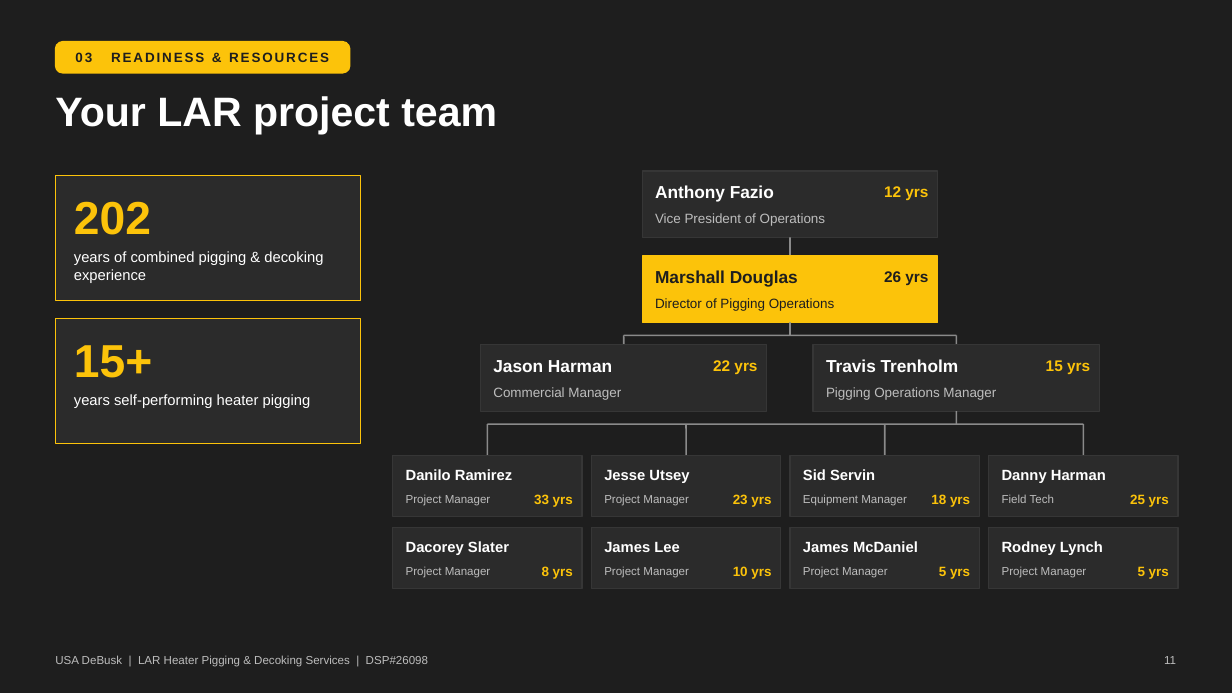
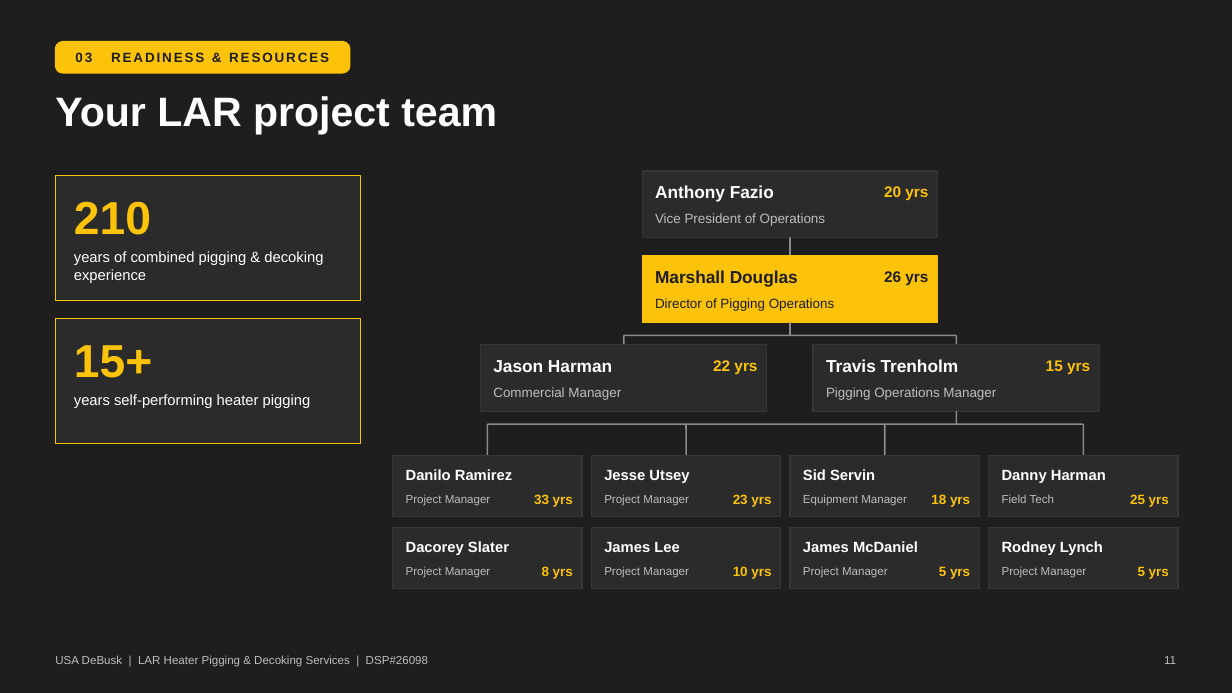
Before and after one commit to TheSkinz/obsidian-work, a slide deck: slide 11 of 02-facilities/Marathon/Carson-CA/DSP26098-technical-presentation/LAR_Technical_Proposal_Presentation.pptx. Drawn at 1232x693 pixels with LibreOffice and Linux fonts; fonts in the diff are those of the drawing. Boxes give left, top, right and bottom in pixels: in the first picture for what was removed or moved away, otherwise in the second. Text is boxed around its words. In the diff, an @@ line names an element or a change of style, - is before the commit and + after.

```diff
--- a/02-facilities/Marathon/Carson-CA/DSP26098-technical-presentation/LAR_Technical_Proposal_Presentation.pptx
+++ b/02-facilities/Marathon/Carson-CA/DSP26098-technical-presentation/LAR_Technical_Proposal_Presentation.pptx
@@ text at [74,201,151,235]: text changed @@
-202
+210
@@ text at [884,186,928,200]: text changed @@
-12 yrs
+20 yrs
```
Also in this commit, not shown: 3 other files.
